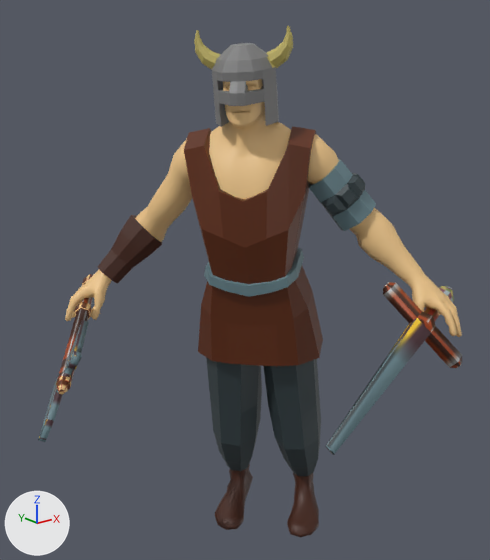
A saved change to the COLLADA model res/models/player/sword/player_idle_sword.dae.
Rendered twice from a 50 mm lens placed at (-18.5, -22.3, 20.0), pointed at (-1.9, -1.5, 11.7). The axes (+X, +Y, +Z) are drawn at lower left. The lights are the same throughout. Vertices at the same position are counted once.

The scene before the commit, as lines of its bpy script (objects in view):
```python
me_bodymesh = bpy.data.meshes.new('bodyMesh')
me_bodymesh.from_pydata(...)  # 3571 vertices, 6815 faces; spans x -0.087..0.087, y -0.233..0.0, z -0.106..0.022
me_bodymesh.materials.append(mat_material_001)  # picture img_viking_png
ob_body = bpy.data.objects.new('body', me_bodymesh)
ob_body.location = (1.59, 0.71, -1.64)
ob_body.rotation_euler = (-1.439, -0.0373, -0.878)  # degrees (-82, -2.1, -50)
ob_body.scale = (-100.0, 100.0, 100.0)
```
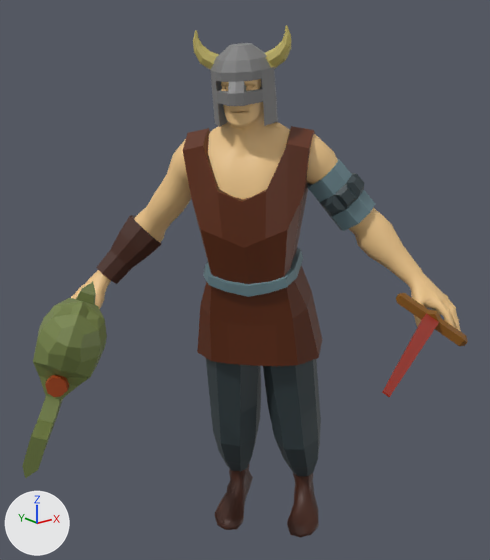
Diff of the bpy script that builds the scene:
```diff
--- a/res/models/player/sword/player_idle_sword.dae.py
+++ b/res/models/player/sword/player_idle_sword.dae.py
@@ me_bodymesh @@
 # used by ob_body; location = (1.59, 0.71, -1.64); rotation_euler = (-1.439, -0.0373, -0.878), in degrees (-82, -2.1, -50); scale = (-100.0, 100.0, 100.0)
-me_bodymesh.from_pydata(...)  # 3571 vertices, 6815 faces; spans x -0.087..0.087, y -0.233..0.0, z -0.106..0.022
+me_bodymesh.from_pydata(...)  # 3781 vertices, 7231 faces; spans x -0.088..0.088, y -0.233..0.0, z -0.105..0.022
+# me_bodymesh part 1: the loose piece of 62 vertices spanning x -0.087..-0.04, y -0.135..-0.105, z -0.106..0.01 is rebuilt with 62 vertices and now spans x -0.088..-0.056, y -0.133..-0.113, z -0.093..0.006
+# me_bodymesh part 2: a new loose piece of 160 vertices spanning x 0.04..0.076, y -0.15..-0.091, z -0.105..-0.041, in mat_material_001 (picture img_viking_png)
+# me_bodymesh part 3: 1 vertex moved within x 0.055, y -0.12, z -0.085; 119 vertices removed from x 0.046..0.087, y -0.137..-0.104, z -0.094..0.01; 169 vertices added at x 0.052..0.088, y -0.128..-0.108, z -0.088..0.008
 me_bodymesh.materials.append(mat_material_001)
@@ ob_body @@
 ob_body = bpy.data.objects.new('body', me_bodymesh)
-ob_body.location = (1.59, 0.71, -1.64)
-ob_body.rotation_euler = (-1.439, -0.0373, -0.878)  # degrees (-82, -2.1, -50)
+ob_body.location = (1.57, 0.71, -1.64)
+ob_body.rotation_euler = (-1.439, -0.0396, -0.878)  # degrees (-82, -2.3, -50)
 ob_body.scale = (-100.0, 100.0, 100.0)
```

What differs and where, as boxes (x1, y1, x2, y2) in the pictures (490 x 560 px; the box of a moved part takes in the faces that stretch with it):
'body', reshaped, moved, turned
    before: (38, 26, 462, 537)
    after: (22, 26, 468, 537)
part 1 of me_bodymesh, rebuilt (36% narrower, 40% shorter)
    before: (326, 282, 462, 455)
    after: (382, 293, 468, 397)
part 2 of me_bodymesh, added (green)
    after: (22, 282, 107, 478)
part 3 of me_bodymesh, moved or reshaped
    before: (38, 274, 93, 442)
    after: (45, 375, 69, 397)
